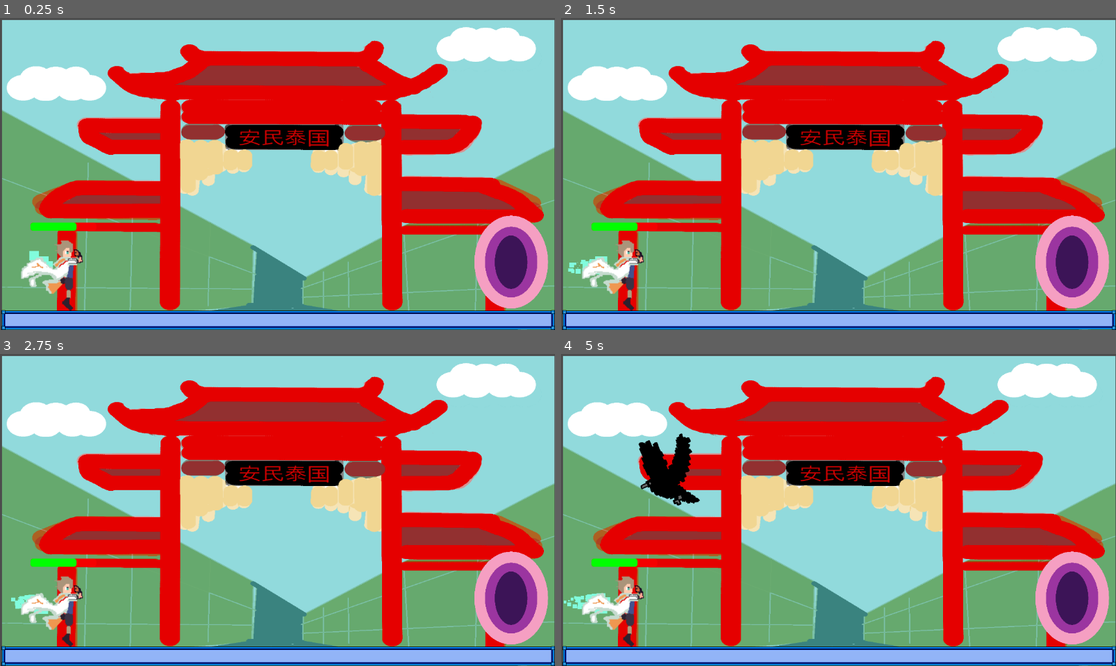
Above: before the commit, frames 1-4 (two rows, left to right).
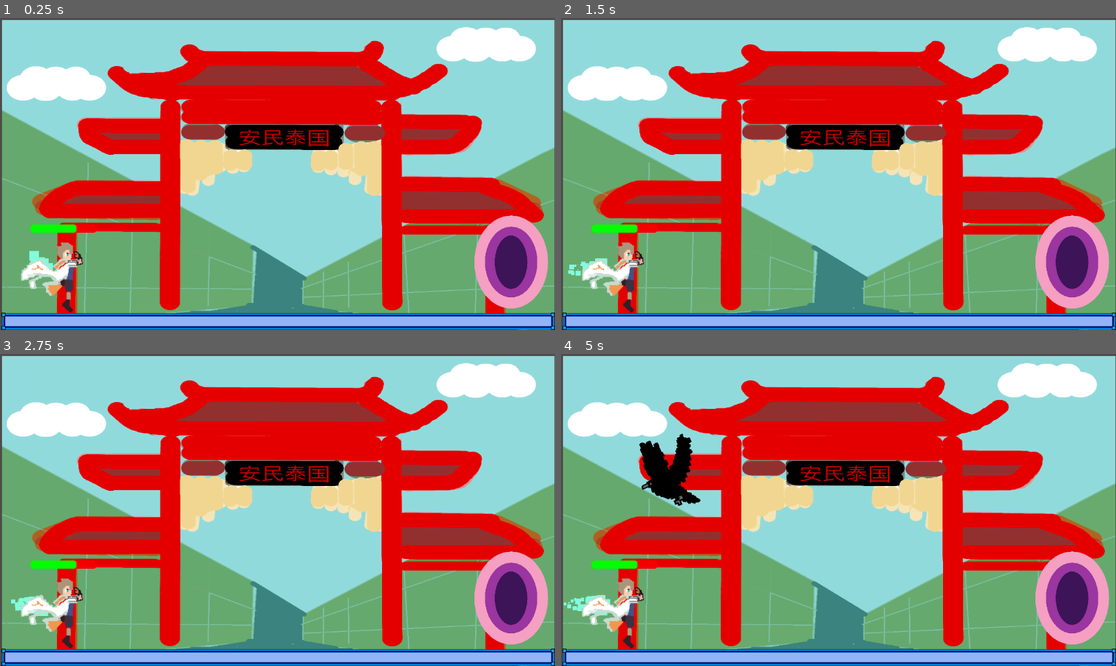
Above: after the commit, the same moments.

Repository: jwang5-dot/12-DT-Project
Game: Godot game, scene res://scene/Level 2.tscn
Two runs of this game, one before a commit and one after it. Both use one fixed random seed, a clock stepped at 60 frames per second and the inputs below. This scene is started directly instead of the project's main scene.
Inputs (mouse positions are in pixels of both pictures, inside the frame that each line leads up to):
- Up to frame 1 (0.25 s): no input
- Up to frame 2 (1.5 s): tap Enter (ui_accept) at 0.5, 0.77 s; move the mouse to (960, 158) at 0.52 s; hold Right (ui_right) from 0.53 s (still down); move the mouse to (727, 189) at 1.27 s
- Up to frame 3 (2.75 s): tap Enter (ui_accept) at 1.52 s; move the mouse to (333, 441) at 2.02 s; release Right (ui_right) at 2.03 s; hold Left (ui_left) from 2.03 s (still down)
- Up to frame 4 (5 s): move the mouse to (810, 572) at 2.77 s; release Left (ui_left) at 2.78 s; hold Right (ui_right) 2.78-4.28 s; tap Enter (ui_accept) at 3.02, 3.77, 4.25, 4.52 s; move the mouse to (1005, 556) at 3.52 s; move the mouse to (672, 463) at 4.27 s; hold Left (ui_left) from 4.28 s (still down)

The runs differ from the first frame. In frame 1, 2.8% of the frame differs, in the area x 0-100%, y 65-96%; in frame 2, 2.8%; in frame 3, 2.8%; in frame 4, 3.1%, in the area x 0-100%, y 25-96%.

Commit message:
adjusted level 2 collision shape for base

Diff:
--- a/assessment-game/scene/Level 2.tscn
+++ b/assessment-game/scene/Level 2.tscn
@@ -8,7 +8,7 @@
 [ext_resource type="Texture2D" uid="uid://bk60y1uudktwg" path="res://images/portall555.png" id="6_brqh1"]
 
 [sub_resource type="RectangleShape2D" id="RectangleShape2D_y32ns"]
-size = Vector2(1148, 28.249989)
+size = Vector2(1148, 24.249994)
 
 [sub_resource type="CapsuleShape2D" id="CapsuleShape2D_2p7nl"]
 radius = 55.0
@@ -24,7 +24,7 @@
 
 [node name="NinePatchRect" type="NinePatchRect" parent="." unique_id=1289578008]
 offset_left = 3.0
-offset_top = 607.0
+offset_top = 612.0
 offset_right = 1152.0
 offset_bottom = 648.0
 texture = ExtResource("2_2p7nl")
@@ -39,7 +39,7 @@
 [node name="StaticBody2D" type="StaticBody2D" parent="." unique_id=272474380]
 
 [node name="CollisionShape2D" type="CollisionShape2D" parent="StaticBody2D" unique_id=548512493]
-position = Vector2(575, 626.125)
+position = Vector2(575, 628.125)
 shape = SubResource("RectangleShape2D_y32ns")
 
 [node name="CharacterBody2D2" parent="." unique_id=1653680679 instance=ExtResource("4_h7in3")]
